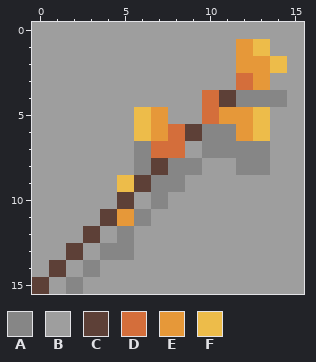
Edited in one commit: pixel-art file (Assets/Art/Icons/Items/Equipment/Weapons/Sword/Orange Wooden Stick Icon.aseprite). That is the earlier state.
16x16 pixels, 1 frame.
Palette (. is transparent): A #868686  B #9e9e9e  C #5d4037  D #d46e3b  E #e69839  F #edbc4a
The same view after the edit:
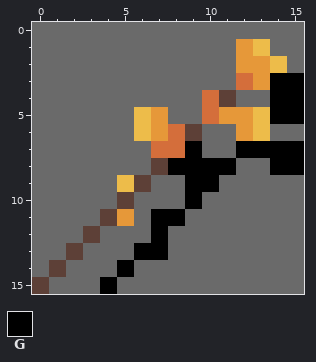
Colours new in this view: G #000000
From old to new:
layer "Shadow" removed
Colour B changes from #9e9e9e to #6a6a6a.
Layer "Background":
Colour B replaces colour A in row 4 at x 12 to 13; in row 6 at x 10 to 11; in row 7 at x 6 and 10 to 11; in row 8 at x 6 and 12 to 13; in row 9 at x 7 to 8; in row 10 at x 7.
Colour B replaces colour A in row 11 at x 6; in row 12 at x 5; in row 13 at x 4 to 5; in row 14 at x 3; in row 15 at x 2.
Colour G replaces colour A in row 4 at x 14; in row 7 at x 12 to 13; in row 8 at x 8 to 9.
Colour G replaces colour B in row 3 at x 14 to 15; in row 4 at x 15; in row 5 at x 14 to 15; in row 7 at x 9 and 14 to 15; in row 8 at x 10 to 11 and 14 to 15; in row 9 at x 9 to 10.
Colour G replaces colour B in row 10 at x 9; in row 11 at x 7 to 8; in row 12 at x 7; in row 13 at x 6 to 7; in row 14 at x 5; in row 15 at x 4.
